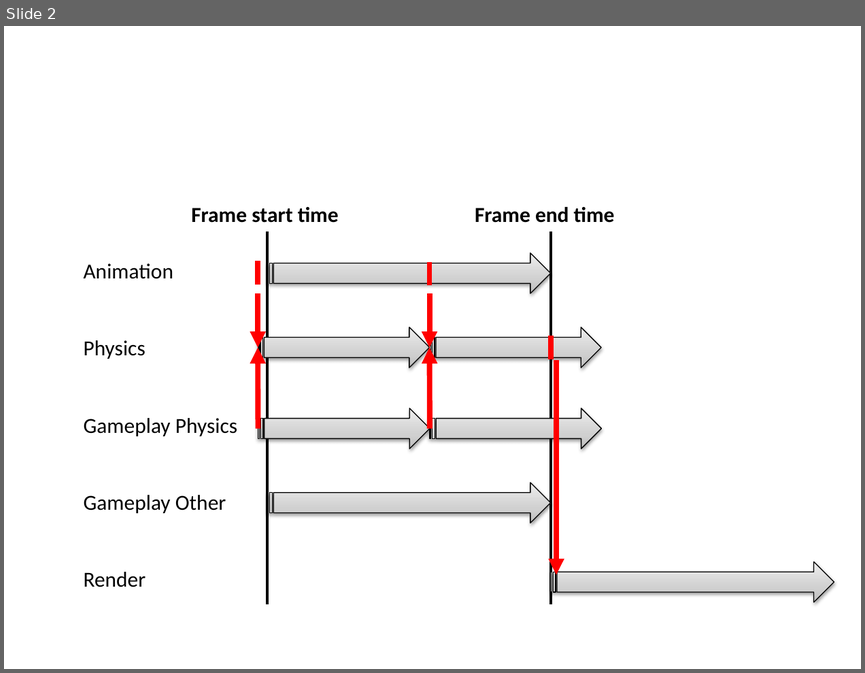
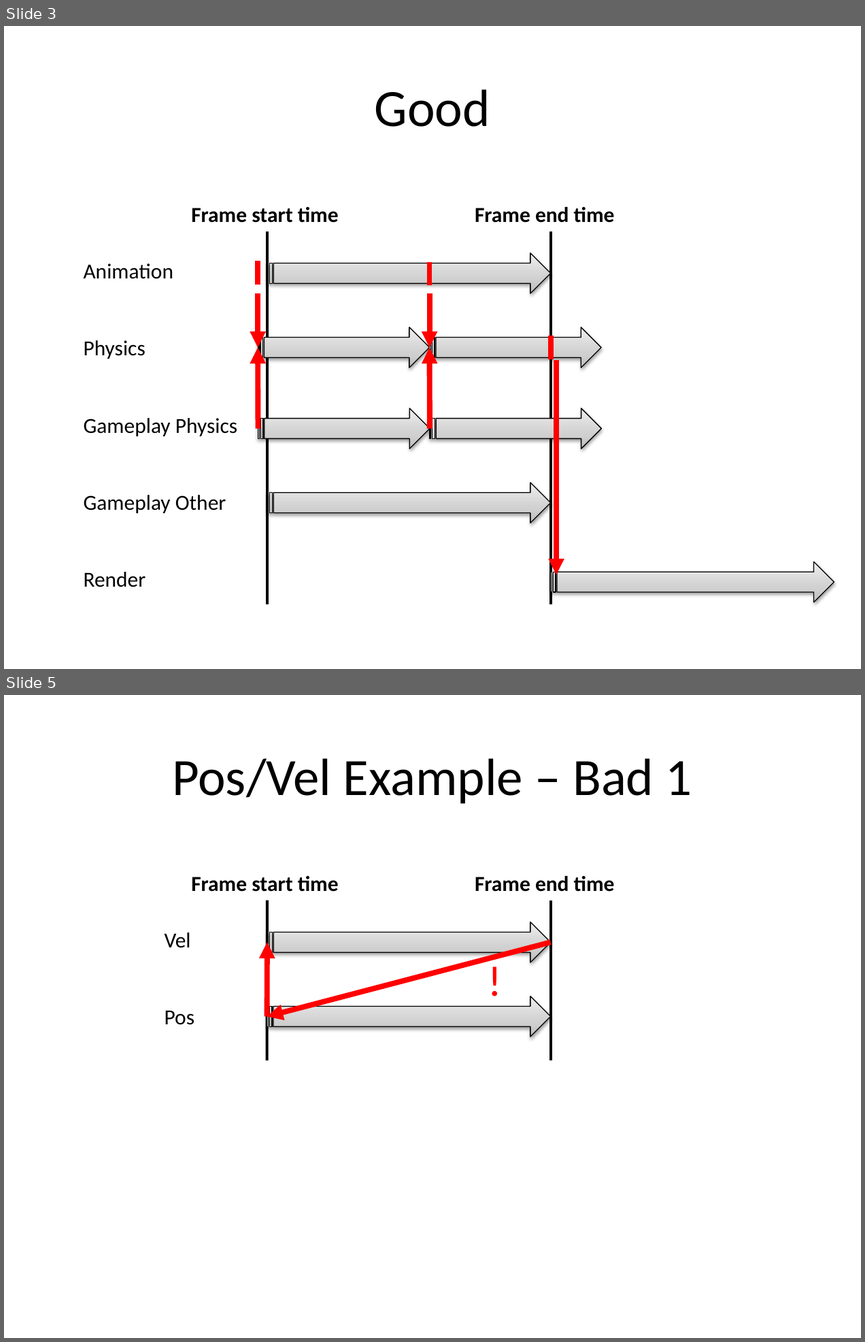
Before and after one commit to huwb/jitternator, a slide deck: other/update_analysis.pptx. Shown one above the other, each under a label of ours: slide 2 before the commit, slides 3 and 5 after it; the slides between them are not shown. The pictures are 865x673 and 865x1342 pixels, drawn with LibreOffice and Linux fonts; fonts in the diff are those of the drawing. Boxes give left, top, right and bottom in pixels: in the first picture for what was removed or moved away, otherwise in the second. Text is boxed around its words. In the diff, an @@ line names an element or a change of style, - is before the commit and + after.

```diff
--- a/other/update_analysis.pptx
+++ b/other/update_analysis.pptx
@@ slide 5 added at [4, 695, 861, 1338], background #FFFFFF @@
@@ title added at [172, 758, 692, 804], 44 pt, text #000000 @@
+Pos/Vel Example – Bad 1
@@ text added at [191, 876, 339, 892], 18 pt, text #000000, bold @@
+Frame start time
@@ text added at [475, 876, 615, 892], 18 pt, text #000000, bold @@
+Frame end time
@@ line added from (267, 900) to (267, 1060), #000000 2.25 pt @@
@@ line added from (551, 900) to (551, 1060), #000000 2.25 pt @@
@@ text added at [164, 932, 195, 1025], 18 pt, text #000000 @@
+Vel
+Pos
@@ striped right arrow added at [267, 922, 551, 962], fill gradient #BDBDBD to #D1D1D1 to #EEEEEE, outline #000000 0.75 pt @@
@@ arrow added from (551, 942) to (267, 1016), #FF0000 4.5 pt @@
@@ arrow added from (267, 1016) to (267, 942), #FF0000 4.5 pt @@
@@ text added at [479, 949, 513, 1009], 36 pt, text #FF0000 @@
+!
@@ striped right arrow added at [267, 996, 551, 1036], fill gradient #BDBDBD to #D1D1D1 to #EEEEEE, outline #000000 0.75 pt @@
@@ what was slide 2 is now slide 3 @@
@@ slide 3 changed as well @@
@@ title added at [375, 89, 490, 127], 44 pt, text #000000 @@
+Good
```
Also in this commit, not shown: 1 other slide changed, 4 other slides added, 4 other files.
